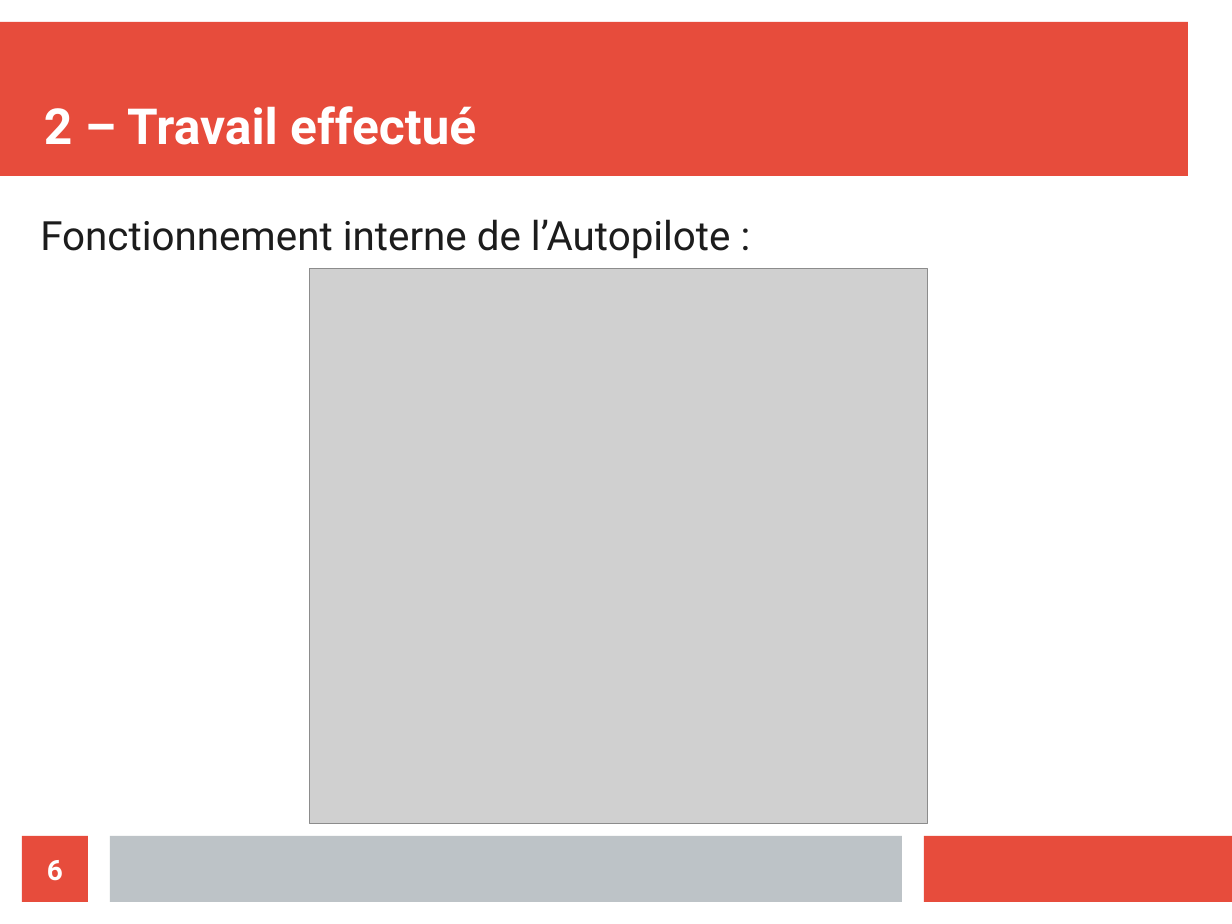
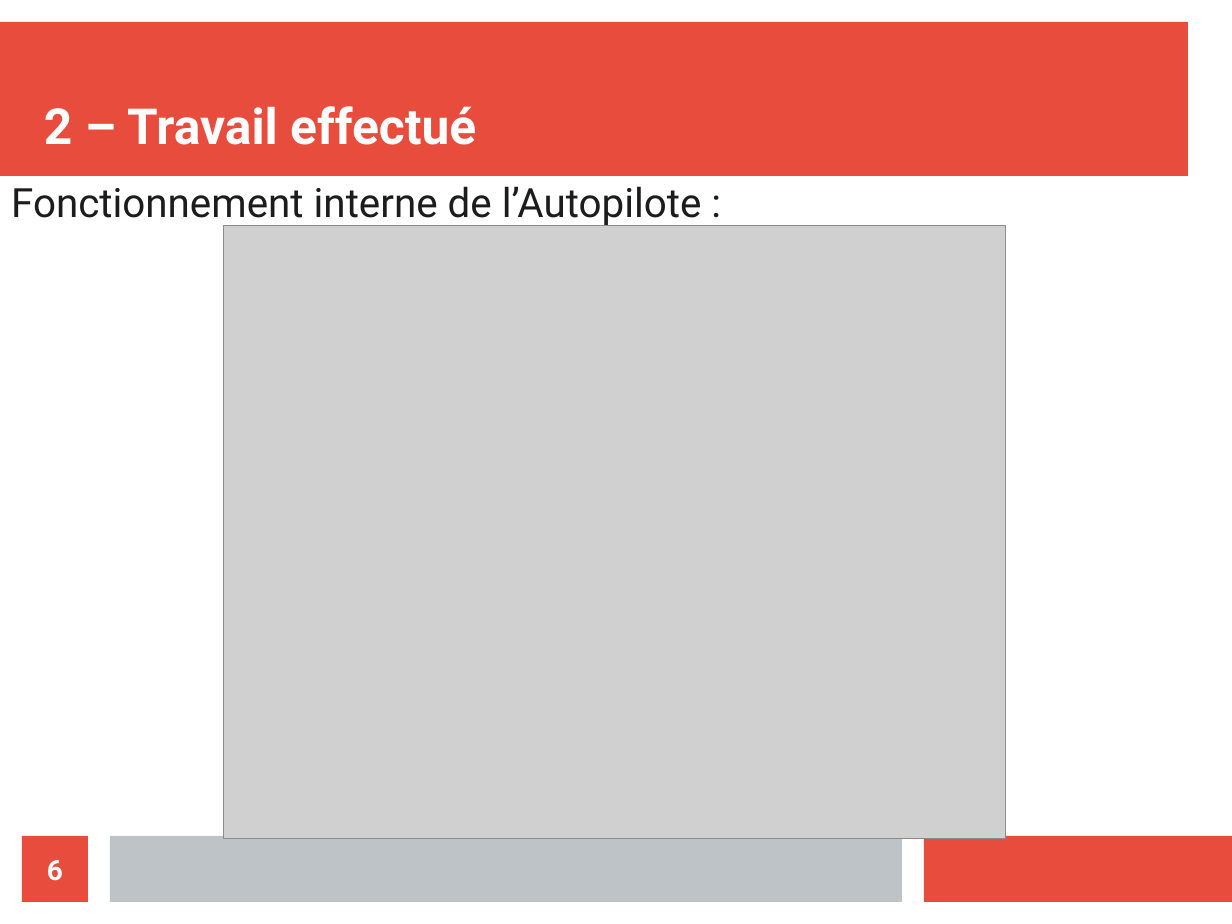
Before and after one commit to athmanmekh/AuttoPIlote-X-OPEN-PILOT, a slide deck: slide 6 of presentation/presentation 3/diapoPresentation (1).odp. Drawn at 1232x924 pixels with LibreOffice and Linux fonts; fonts in the diff are those of the drawing; grey boxes stand for pictures. Boxes give left, top, right and bottom in pixels: in the first picture for what was removed or moved away, otherwise in the second. Text is boxed around its words. In the diff, an @@ line names an element or a change of style, - is before the commit and + after.

```diff
--- a/presentation/presentation 3/diapoPresentation (1).odp
+++ b/presentation/presentation 3/diapoPresentation (1).odp
@@ text "Fonctionnement interne de l’Autopilote :": place and size @@
-text "Fonctionnement interne de l’Autopilote :" at [40,219,731,259]
+text "Fonctionnement interne de l’Autopilote :" at [11,186,702,227]
@@ picture: place and size @@
-picture at [310,268,928,824]
+picture at [224,226,1006,838]
```
Also in this commit, not shown: 1 other slide changed, 3 other files.
